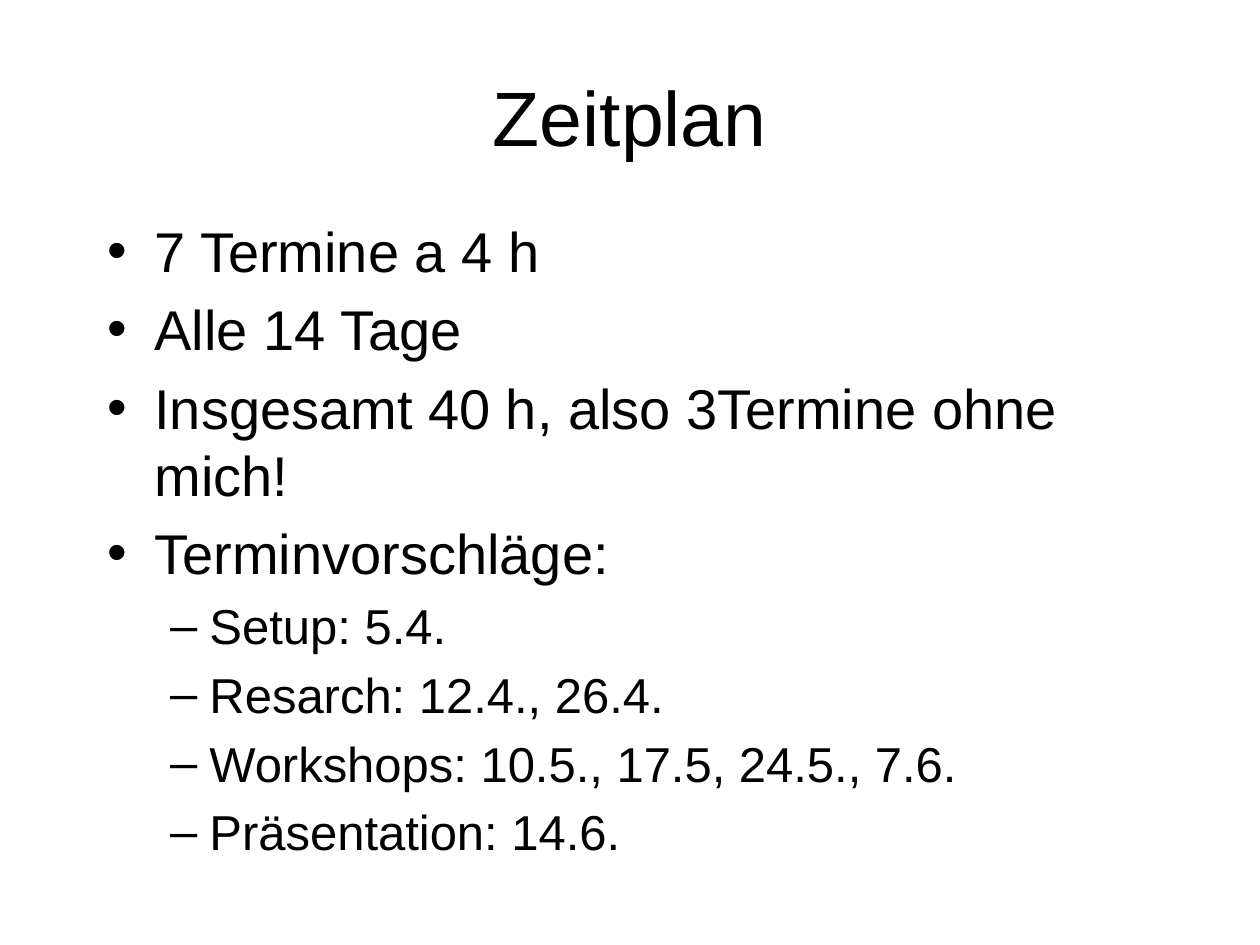
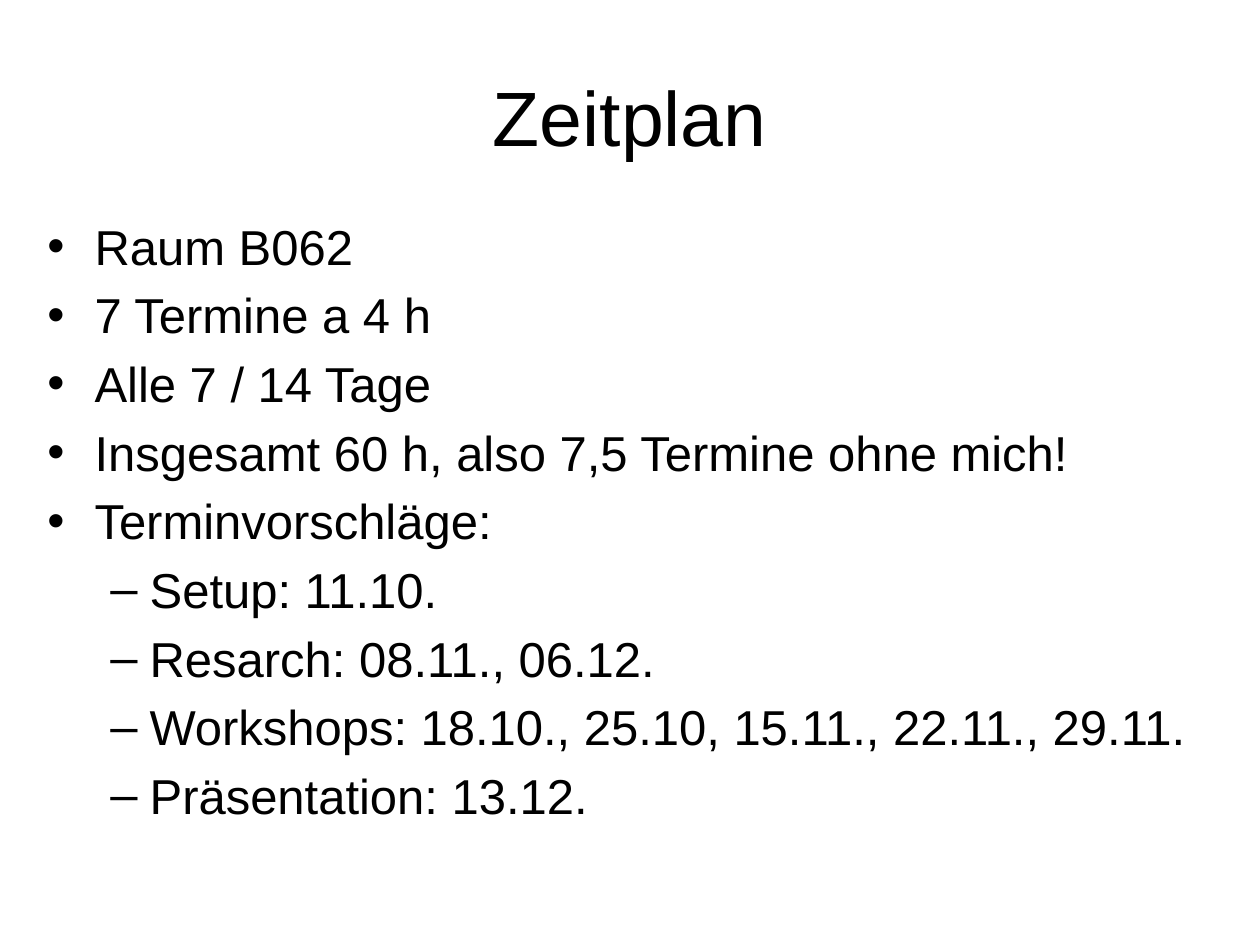
Before and after one commit to owronka/SubZeroMicroservices, a slide deck: slide 13 of doc/Resilient Microservices.pptx (slide 12 before the commit). Drawn at 1260x945 pixels with LibreOffice and Linux fonts; fonts in the diff are those of the drawing. Boxes give left, top, right and bottom in pixels: in the first picture for what was removed or moved away, otherwise in the second. Text is boxed around its words. In the diff, an @@ line names an element or a change of style, - is before the commit and + after.

Commit message:
finalise next workshops

```diff
--- a/doc/Resilient Microservices.pptx
+++ b/doc/Resilient Microservices.pptx
@@ text "Raum B062": place and size @@
-text "Raum B062" at box(154, 231, 1057, 851)
+text "Raum B062" at box(95, 230, 1185, 815)
@@ text at box(95, 230, 353, 266): paragraph added @@
+• Raum B062
@@ text at box(95, 297, 492, 549): size 32 to 28 pt in "7 Termine a 4 h", "Terminvorschläge:" @@
@@ text at box(95, 366, 1068, 481): text changed; size 32 to 28 pt @@
-• Alle 14 Tage
-• Insgesamt 40 h, also 3Termine ohne mich!
+• Alle 7 / 14 Tage
+• Insgesamt 60 h, also 7,5 Termine ohne mich!
@@ text at box(150, 573, 1185, 815): text changed @@
-  – Setup: 5.4.
-  – Resarch: 12.4., 26.4.
-  – Workshops: 10.5., 17.5, 24.5., 7.6.
-  – Präsentation: 14.6.
+  – Setup: 11.10.
+  – Resarch: 08.11., 06.12.
+  – Workshops: 18.10., 25.10, 15.11., 22.11., 29.11.
+  – Präsentation: 13.12.
```
Also in this commit, not shown: 6 other slides changed, 1 slide added.
